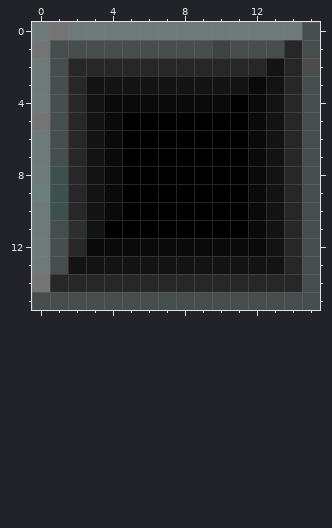
Edited in one commit: pixel-art sprite (railcart/textures/railcart_top.png). The first picture shows the starting point.
The file is 16x16 pixels. Colours within 5 levels of each other are drawn and written as one.
Once edited:
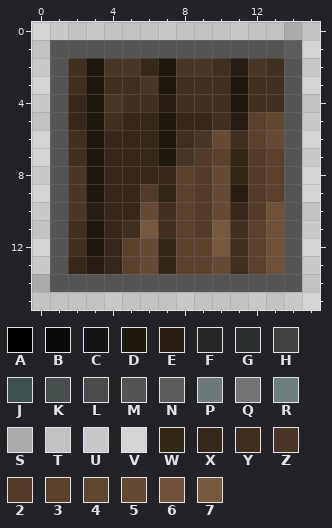
Palette (. is transparent): A #000000  B #0a0a0a  C #131313  D #1e170c  E #271b13  F #272727  G #2b302f  H #414341  J #3d5050  K #464d4d  L #4c4c4c  M #545454  N #5c5c5c  P #6e7979  Q #747474  R #6b7f7f  S #aaaaaa  T #c2c2c2  U #c9c9c9  V #d4d4d4  W #322614  X #37271b  Y #402f1f  Z #493627  2 #523b27  3 #5b402c  4 #614830  5 #664a36  6 #6f5139  7 #775940
Change:
Changed rows in their new state; - is an unchanged pixel.
first column x 0:
 0 VUTUTTTUTTTUTTST
 1 TMMMMMMMMMMMMMNV
 2 UMYDZZXDZZYEZYMU
 3 VMYDYYZDYYYDYYMV
 4 UMXDZYYEYYYDYYMT
 5 TMXDYXXDXXYE34MU
 6 VMYDXXXDYZ5Y35MV
 7 VMYDXXXDZ23W23MU
 8 UMZDXXXX325W23MV
 9 VMZDXX2W325E23MV
10 UMZEXX5Y325X26MT
11 TMYDXY7Y327Y36MU
12 VMYDX35W337Y36MV
13 UMXEX35W335Y36MU
14 SMMMMMMMMMMMMMMT
15 TTTTUTTTUTTTUTUV
Pixel boxes of the changes (left, top, right, bottom) in both pictures:
changed: (32, 22, 320, 310)
